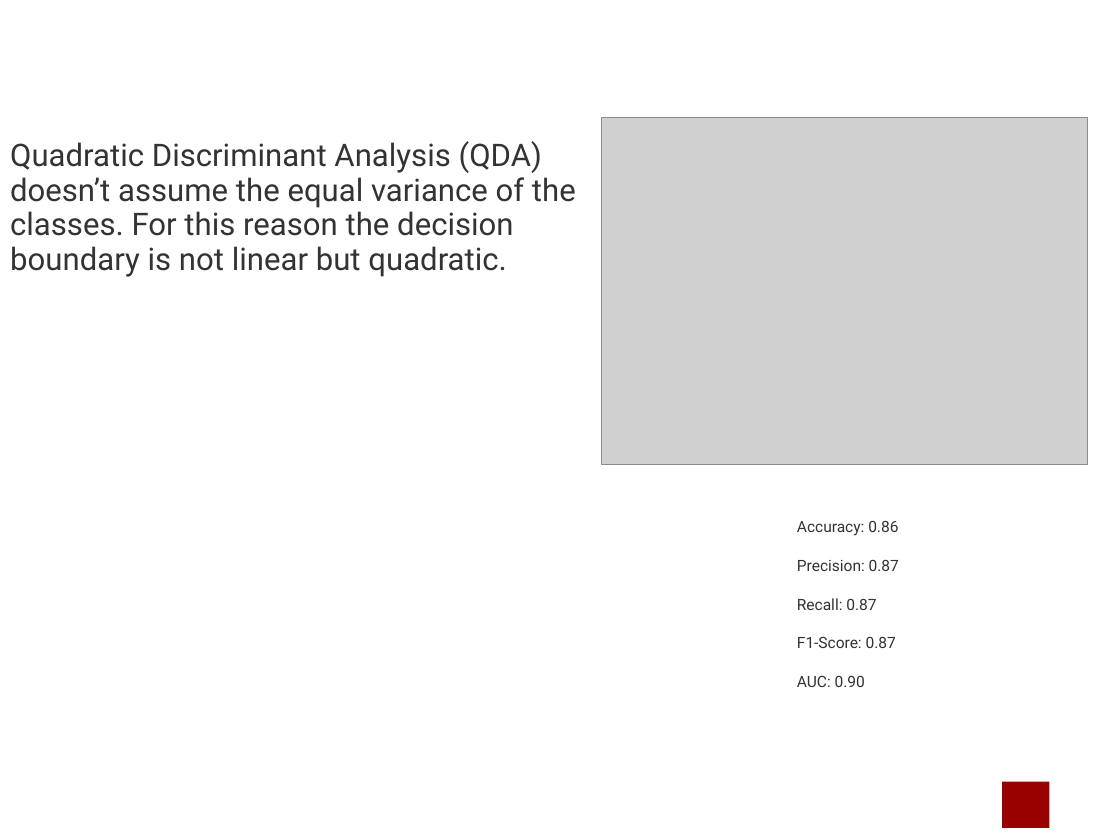
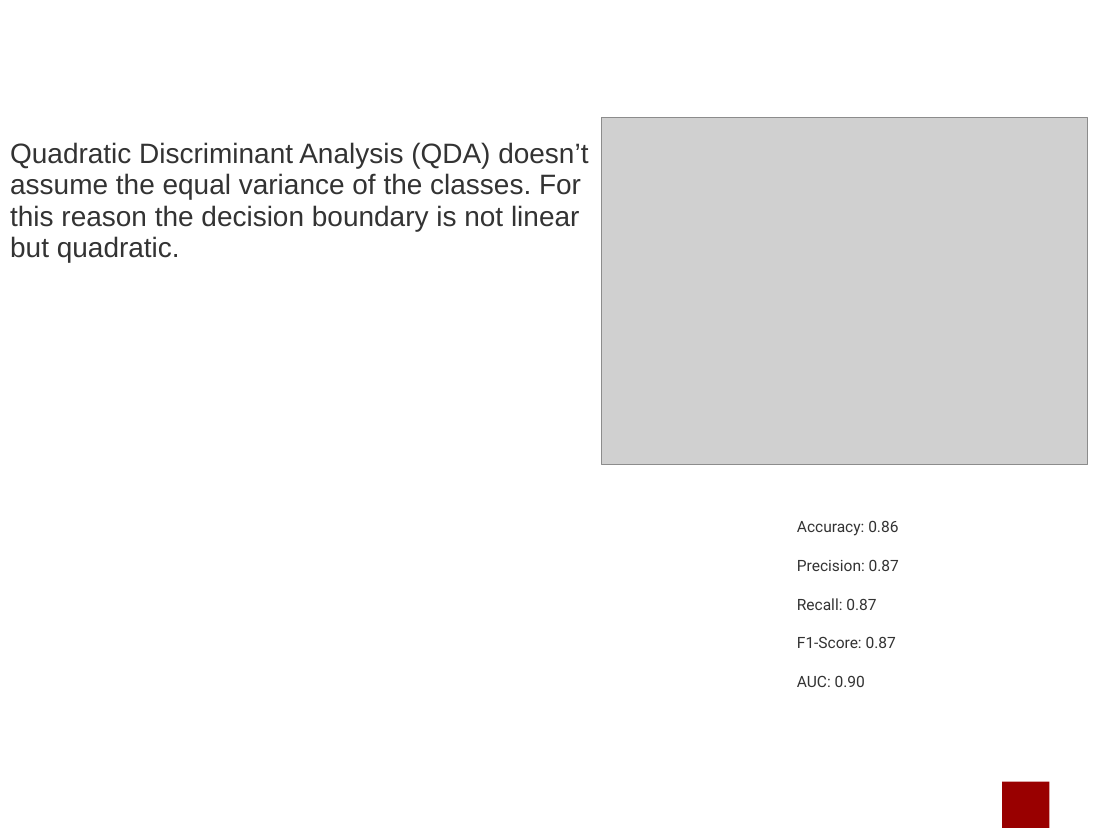
Before and after one commit to marcouderzo/CoronaryHeartDisease-Prediction, a slide deck: slide 9 of slides.pptx. Drawn at 1120x840 pixels with LibreOffice and Linux fonts; fonts in the diff are those of the drawing; grey boxes stand for pictures; background and template pictures are left out. Boxes give left, top, right and bottom in pixels: in the first picture for what was removed or moved away, otherwise in the second. Text is boxed around its words. In the diff, an @@ line names an element or a change of style, - is before the commit and + after.

```diff
--- a/slides.pptx
+++ b/slides.pptx
@@ text "Quadratic Discriminant Analysis (QDA) doesn’t ..." at <box>10,142,588,262</box>: size 20 to 18 pt, font Roboto to Arial @@
```
Also in this commit, not shown: 11 other slides changed, 2 slides added, 2 other files.
